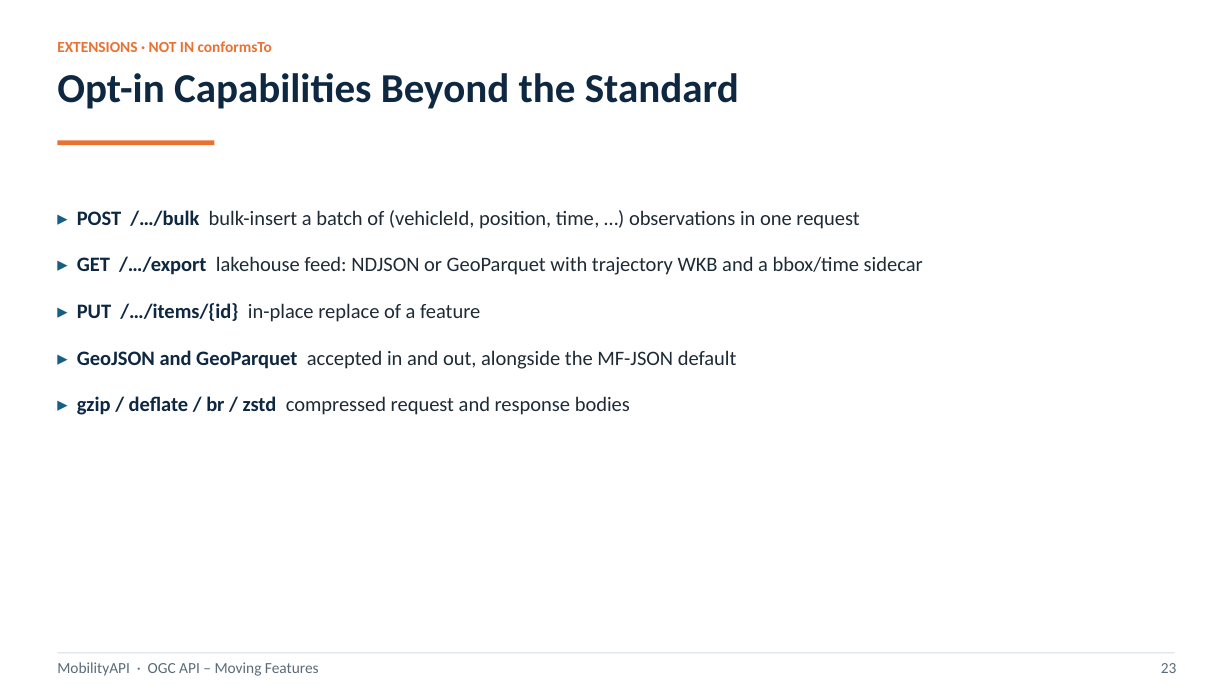
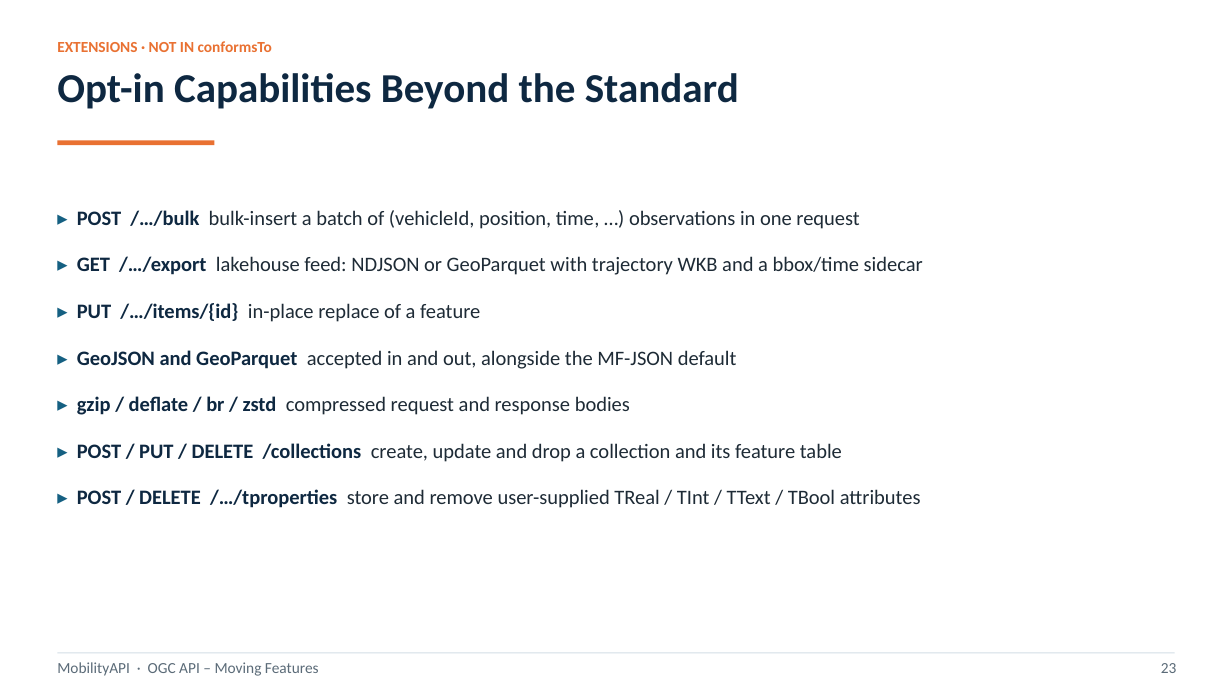
Before and after one commit to MobilityDB/MobilityAPI, a slide deck: slide 23 of MobilityAPIV6.pptx. Drawn at 1232x693 pixels with LibreOffice and Linux fonts; fonts in the diff are those of the drawing. Boxes give left, top, right and bottom in pixels: in the first picture for what was removed or moved away, otherwise in the second. Text is boxed around its words. In the diff, an @@ line names an element or a change of style, - is before the commit and + after.

Commit message:
Align the V6 deck with the implemented surface
The deck presents temporal properties as user-supplied values stored as native MobilityDB temporal values and written and removed over HTTP, member-geometry deletion and collection CRUD alongside the other extensions, the implemented temporal-property types, and the aistairc/mf-api reference implementation in the references.

```diff
--- a/MobilityAPIV6.pptx
+++ b/MobilityAPIV6.pptx
@@ text at (77,443,921,508): paragraphs added @@
+▸ POST / PUT / DELETE /collections create, update and drop a collection and its feature table
+▸ POST / DELETE /…/tproperties store and remove user-supplied TReal / TInt / TText / TBool attributes
```
Also in this commit, not shown: 4 other slides changed, 1 other file.
